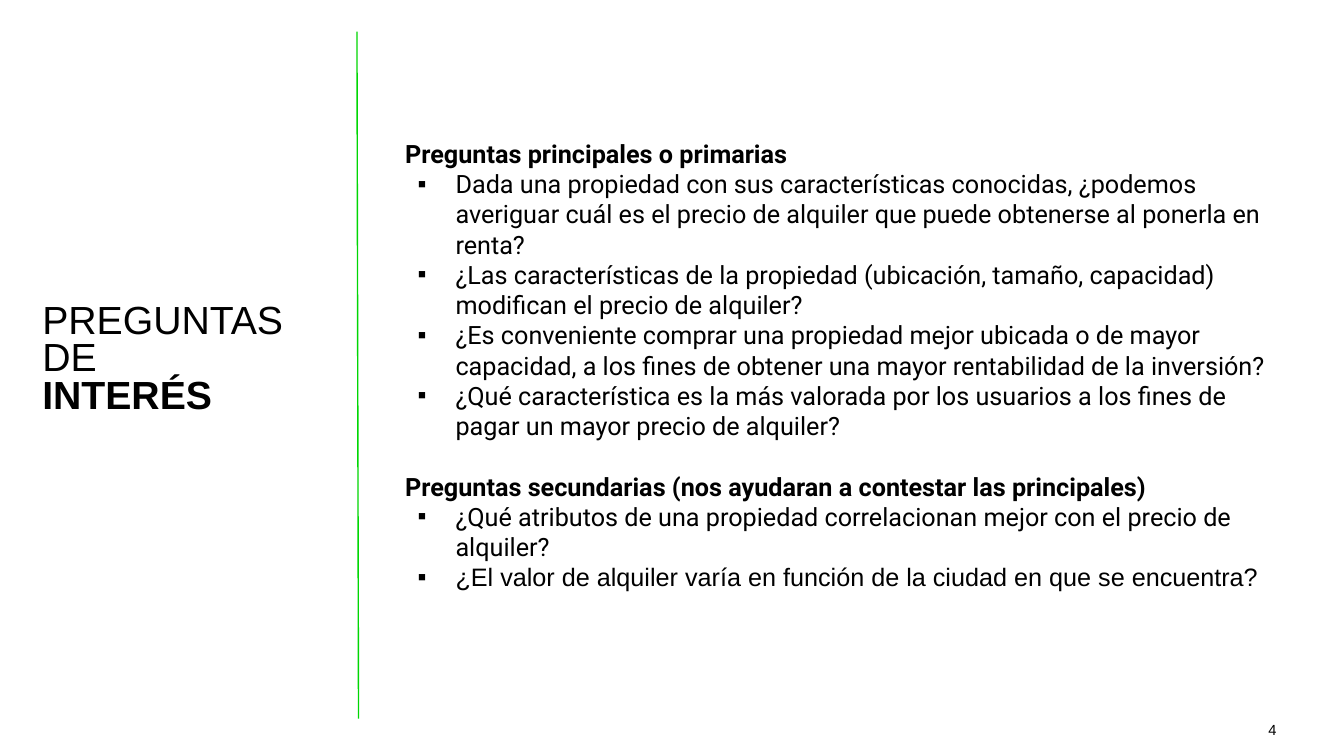
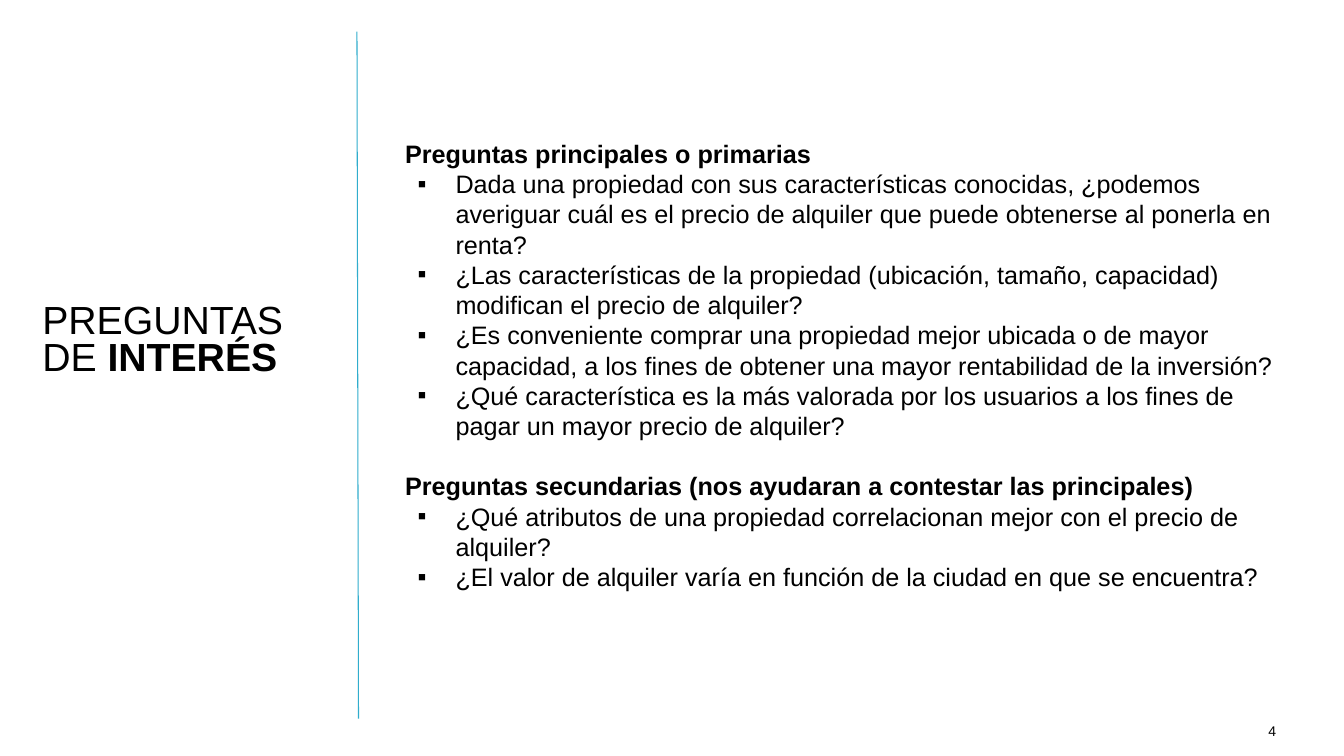
Before and after one commit to tekluis/CoderHouse, a slide deck: slide 4 of 11-PRESENTACION_TEK.pptx. Drawn at 1344x756 pixels with LibreOffice and Linux fonts; fonts in the diff are those of the drawing. Boxes give left, top, right and bottom in pixels: in the first picture for what was removed or moved away, otherwise in the second. Text is boxed around its words. In the diff, an @@ line names an element or a change of style, - is before the commit and + after.

```diff
--- a/11-PRESENTACION_TEK.pptx
+++ b/11-PRESENTACION_TEK.pptx
@@ line (357, 31) - (359, 719): stroke #00D703 1 pt to #31ADCD 0.75 pt @@
@@ text at [405,144,1272,562]: font Roboto to Arial @@
@@ text at [42,306,283,372]: text changed @@
-PREGUNTAS DE
-INTERÉS
+PREGUNTAS DE INTERÉS
@@ page number at [1268,726,1276,736]: size 10.5 to 10 pt; vertical alignment middle to top @@
```
Also in this commit, not shown: 11 other slides changed, 1 slide added, 1 slide removed, 4 other files.
